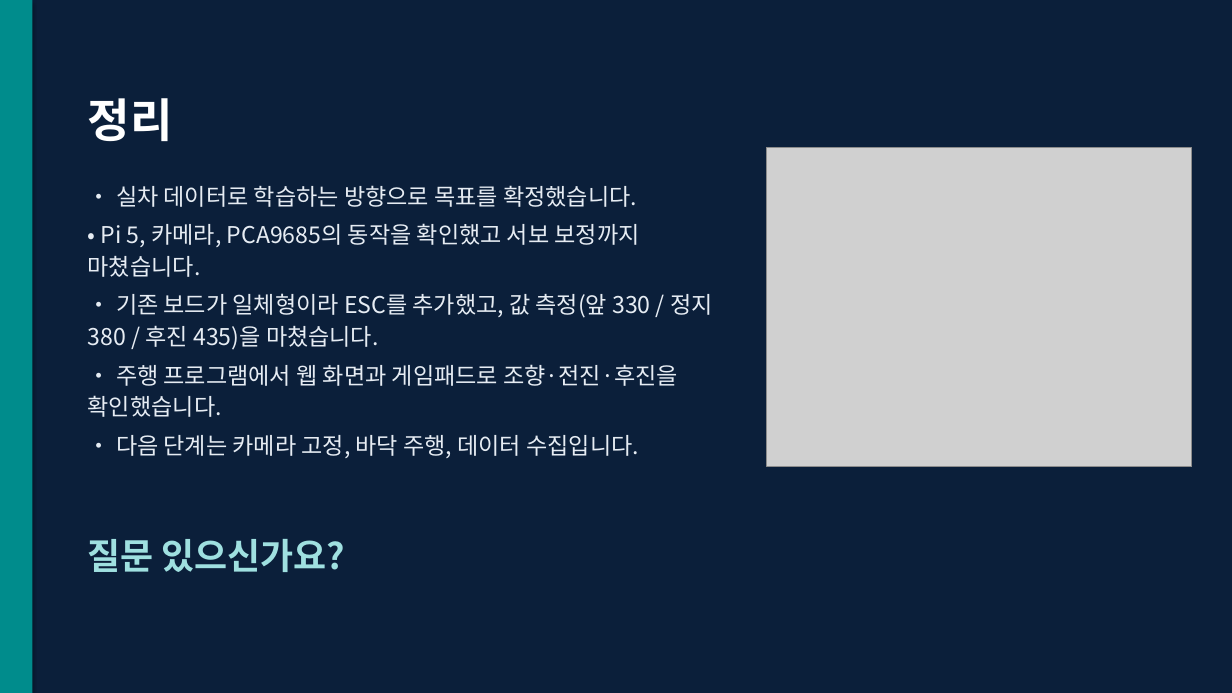
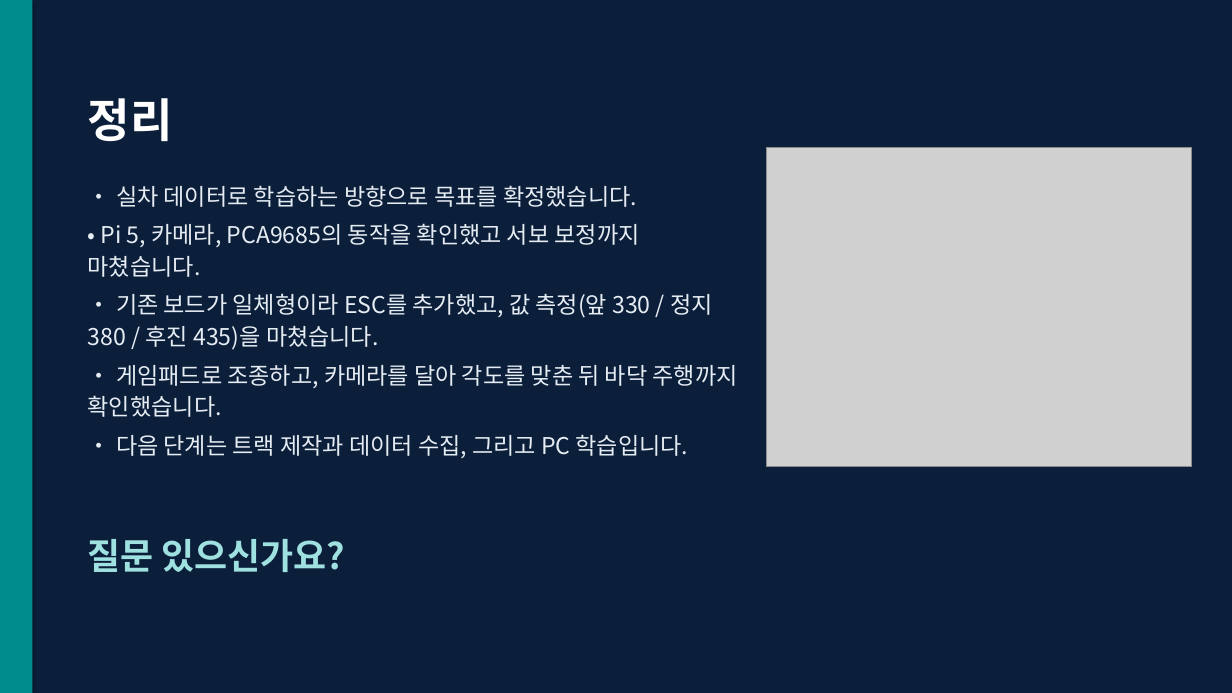
Before and after one commit to KMUTMU/Robot, a slide deck: slide 23 of 중간점검_자율주행RC카.pptx. Drawn at 1232x693 pixels with LibreOffice and Linux fonts; fonts in the diff are those of the drawing; grey boxes stand for pictures. Boxes give left, top, right and bottom in pixels: in the first picture for what was removed or moved away, otherwise in the second. Text is boxed around its words. In the diff, an @@ line names an element or a change of style, - is before the commit and + after.

```diff
--- a/중간점검_자율주행RC카.pptx
+++ b/중간점검_자율주행RC카.pptx
@@ text at (88,365,738,458): text changed @@
-• 주행 프로그램에서 웹 화면과 게임패드로 조향·전진·후진을 확인했습니다.
-• 다음 단계는 카메라 고정, 바닥 주행, 데이터 수집입니다.
+• 게임패드로 조종하고, 카메라를 달아 각도를 맞춘 뒤 바닥 주행까지 확인했습니다.
+• 다음 단계는 트랙 제작과 데이터 수집, 그리고 PC 학습입니다.
```
Also in this commit, not shown: 5 other slides changed, 7 other files.
